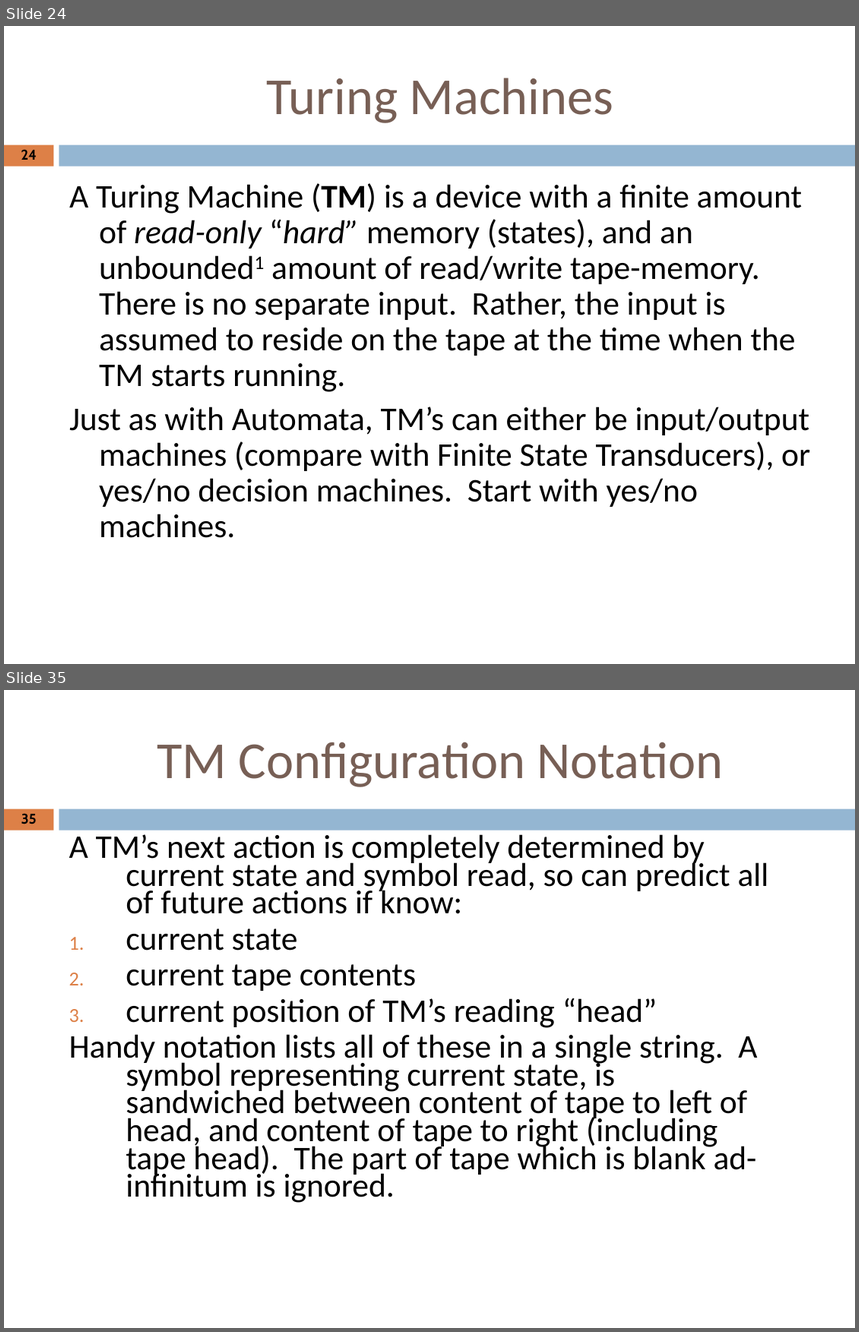
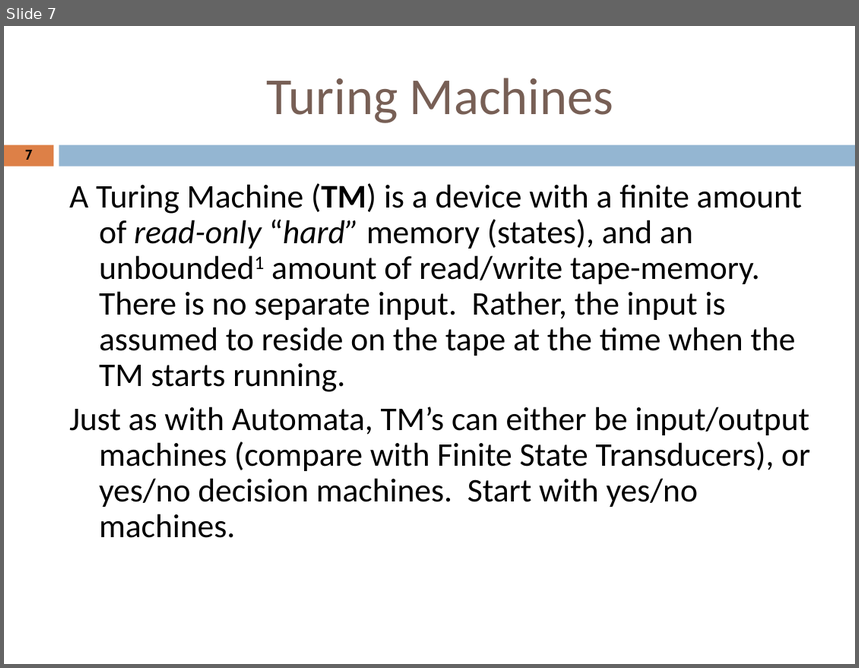
Before and after one commit to crista/EPS-slides, a slide deck: EPS-TuringMachines.ppt. Shown one above the other, each under a label of ours: slides 24 and 35 before the commit, slide 7 after it; the slides between them are not shown. The pictures are 859x1332 and 859x668 pixels, drawn with LibreOffice and Linux fonts; fonts in the diff are those of the drawing. Boxes give left, top, right and bottom in pixels: in the first picture for what was removed or moved away, otherwise in the second. Text is boxed around its words. In the diff, an @@ line names an element or a change of style, - is before the commit and + after.

```diff
--- a/EPS-TuringMachines.ppt
+++ b/EPS-TuringMachines.ppt
@@ slide 35 removed at <box>4,690,855,1328</box>, background #FFFFFF; not listed: 2 template elements that a slide beside it also shows @@
@@ title removed at <box>158,742,724,787</box> @@
-TM Configuration Notation
@@ page number removed at <box>21,813,37,825</box> @@
-35
@@ text removed at <box>69,834,769,1203</box> @@
-A TM’s next action is completely determined by current state and symbol read, so can predict all of future actions if know:
-1. current state
-2. current tape contents
-3. current position of TM’s reading “head”
-Handy notation lists all of these in a single string. A symbol representing current state, is sandwiched between content of tape to left of head, and content of tape to right (including tape head). The part of tape which is blank ad-infinitum is ignored.
@@ what was slide 24 is now slide 7 @@
@@ page number at <box>25,150,33,160</box>: text changed @@
-24
+7
```
Also in this commit, not shown: 16 slides changed, 11 other slides removed, 5 other files.
